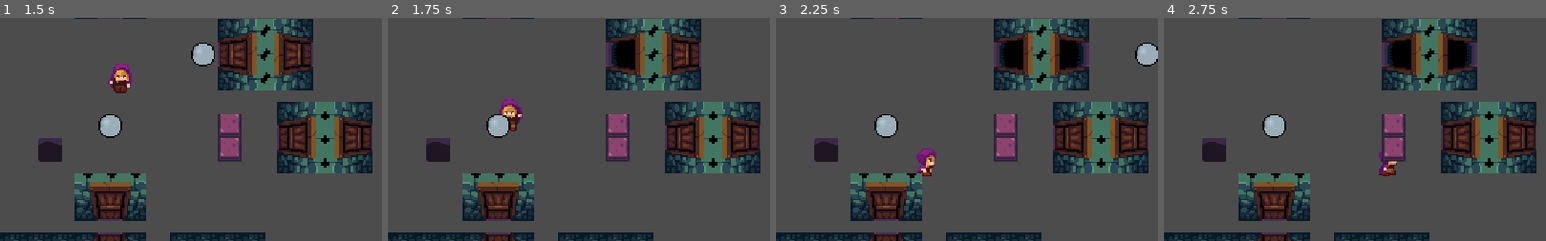
Above: before the commit, frames 1-4 (left to right).
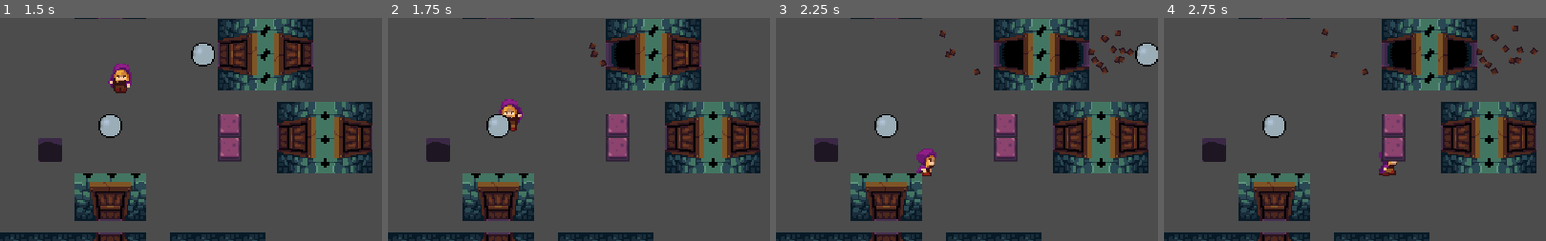
Above: after the commit, the same moments.

Repository: bc5g15/rock-push
Game: Godot game, scene res://Debug.tscn
Two runs of this game, one before a commit and one after it. Both use one fixed random seed, a clock stepped at 60 frames per second and the inputs below.
Inputs:
- Up to frame 1 (1.5 s): tap Enter (ui_accept) at 0.5, 0.77 s; hold D (right) 0.53-1.28 s; hold S (down) from 1.28 s (still down)
- Up to frame 2 (1.75 s): keep holding S (down); tap Enter (ui_accept) at 1.52 s
- Up to frame 3 (2.25 s): release S (down) at 2.03 s; hold D (right) from 2.03 s (still down)
- Up to frame 4 (2.75 s): keep holding D (right)
The pictures show only the part of the screen within x 9-59%, y 21-71%; the shares and areas given below are measured in that part.

Frame 1 is identical in both runs. In frame 2, 0.1% of the frame differs, in the area x 52-58%, y 11-22%; in frame 3, 0.6%, in the area x 42-94%, y 5-26%; in frame 4, 0.6%.

Commit message:
Add particle logic

Diff:
--- a/Prefabs/scripts/Door.gd
+++ b/Prefabs/scripts/Door.gd
@@ -11,6 +11,9 @@
 onready var frontSmash = $FrontSmash
 onready var backSmash = $BackSmash
 onready var doorBase = $DoorBase
+
+onready var smallSmash = $SmallSmash
+onready var bigSmash = $BigSmash
 
 # Called when the node enters the scene tree for the first time.
 func _ready():
@@ -35,9 +38,11 @@
 
 func _on_FrontSmash_body_entered(_body):
 	open_door()
+	smallSmash.emitting = true
 	pass # Replace with function body.
 
 
 func _on_BackSmash_body_entered(_body):
 	open_door()
+	bigSmash.emitting = true
 	pass # Replace with function body.
